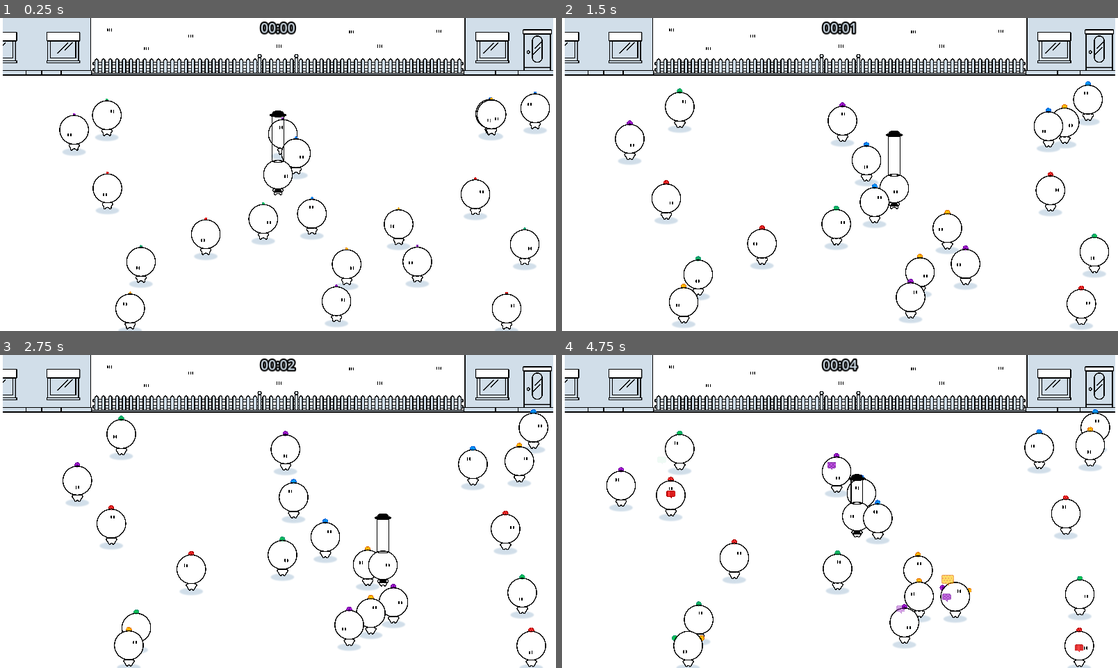
Above: before the commit, frames 1-4 (two rows, left to right).
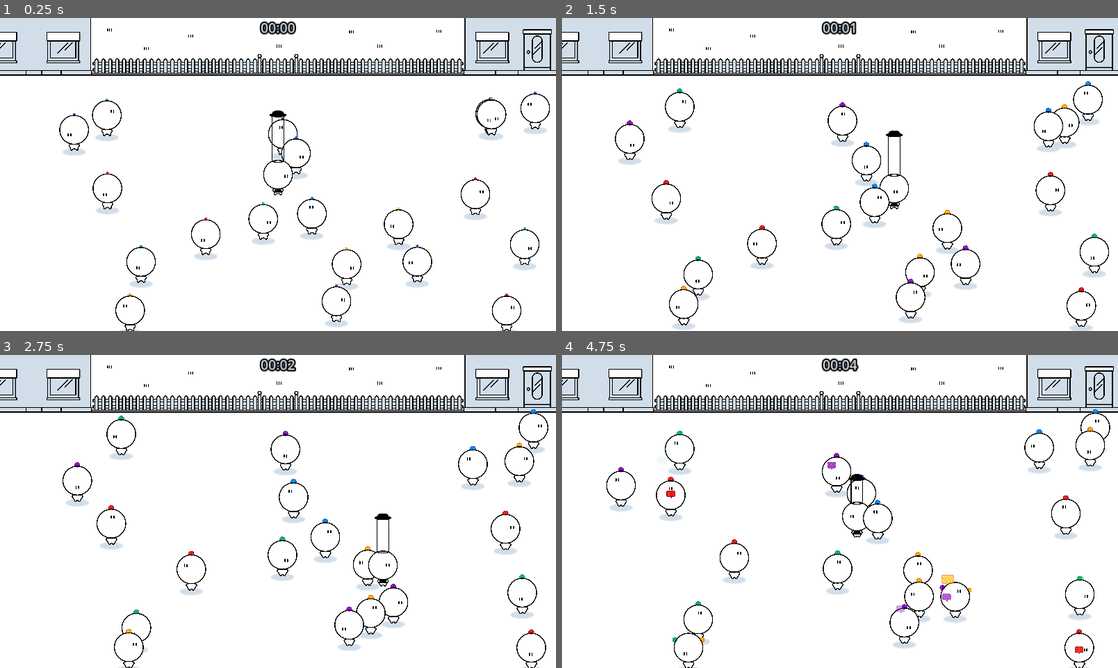
Above: after the commit, the same moments.

Repository: haihala/mankind-knew
Game: Godot game, scene res://world.tscn
The game is run twice, just before and just after one commit, with the same random seed, the same clock (stepped at 60 frames per second) and the same inputs.
Inputs (mouse positions are in pixels of both pictures, inside the frame that each line leads up to):
- Up to frame 1 (0.25 s): no input
- Up to frame 2 (1.5 s): move the mouse to (962, 158) at 0.52 s; hold D (move_right) 0.53-1.28 s; click (962, 158) at 0.67 s; move the mouse to (728, 190) at 1.27 s; hold S (move_down) from 1.28 s (still down)
- Up to frame 3 (2.75 s): move the mouse to (333, 442) at 2.02 s; release S (move_down) at 2.03 s; hold D (move_right) from 2.03 s (still down)
- Up to frame 4 (4.75 s): move the mouse to (812, 574) at 2.77 s; release D (move_right) at 2.78 s; hold W (move_up) 2.78-3.53 s; click (812, 574) at 2.92 s; move the mouse to (1006, 558) at 3.52 s; hold A (move_left) from 3.53 s (still down); move the mouse to (673, 464) at 4.27 s

The runs differ from the first frame. In frame 1, 0.4% of the frame differs, in the area x 0-100%, y 0-100%; in frame 2, 0.5%; in frame 3, 0.5%; in frame 4, 0.6%.

Commit message:
Position walls flush with the edges

Diff:
--- a/godot-project/world.tscn
+++ b/godot-project/world.tscn
@@ -19,19 +19,19 @@
 texture = SubResource("CanvasTexture_qkyk7")
 
 [node name="WallLeft" parent="." instance=ExtResource("2_wy0le")]
-position = Vector2(-930, 0)
+position = Vector2(-936, 0)
 rotation = 1.5708
 collision_layer = 1
 collision_mask = 0
 
 [node name="WallRight" parent="." instance=ExtResource("2_wy0le")]
-position = Vector2(930, 0)
+position = Vector2(936, 0)
 rotation = -1.5708
 collision_layer = 1
 collision_mask = 0
 
 [node name="WallBottom" parent="." instance=ExtResource("2_wy0le")]
-position = Vector2(0, 680)
+position = Vector2(0, 684)
 collision_layer = 1
 collision_mask = 0
 
Not shown: 1 places in godot-project/npc_spawner.tscn that only renumber resources
Not shown: 1 places in godot-project/world.tscn that only renumber resources
